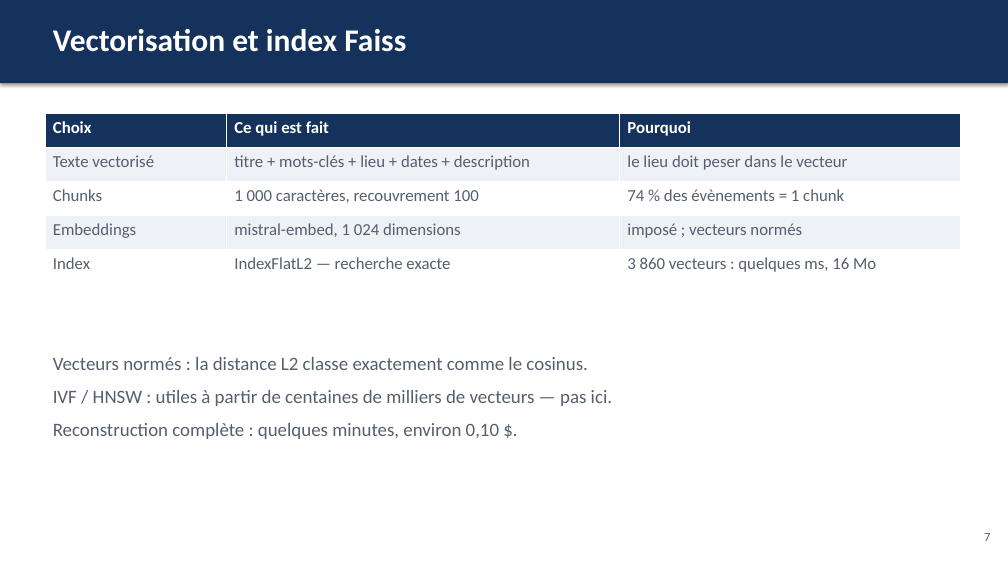
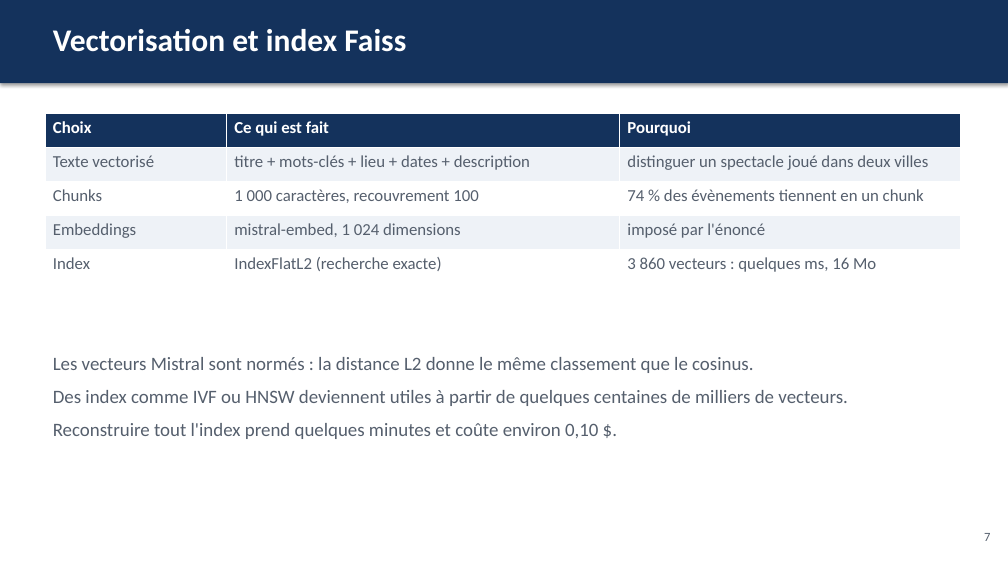
Before and after one commit to Matz-ai/concevoir-et-deployer-un-systeme-rag, a slide deck: slide 7 of livrables/presentation.pptx. Drawn at 1008x567 pixels with LibreOffice and Linux fonts; fonts in the diff are those of the drawing. Boxes give left, top, right and bottom in pixels: in the first picture for what was removed or moved away, otherwise in the second. Text is boxed around its words. In the diff, an @@ line names an element or a change of style, - is before the commit and + after.

```diff
--- a/livrables/presentation.pptx
+++ b/livrables/presentation.pptx
@@ table at <box>45,113,960,284</box> @@
-row 2, column 3: le lieu doit peser dans le vecteur
+row 2, column 3: distinguer un spectacle joué dans deux villes
-row 3, column 3: 74 % des évènements = 1 chunk
+row 3, column 3: 74 % des évènements tiennent en un chunk
-row 4, column 3: imposé ; vecteurs normés
+row 4, column 3: imposé par l'énoncé
-row 5, column 2: IndexFlatL2 — recherche exacte
+row 5, column 2: IndexFlatL2 (recherche exacte)
@@ text at <box>53,357,848,439</box>: text changed @@
-Vecteurs normés : la distance L2 classe exactement comme le cosinus.
-IVF / HNSW : utiles à partir de centaines de milliers de vecteurs — pas ici.
-Reconstruction complète : quelques minutes, environ 0,10 $.
+Les vecteurs Mistral sont normés : la distance L2 donne le même classement que le cosinus.
+Des index comme IVF ou HNSW deviennent utiles à partir de quelques centaines de milliers de vecteurs.
+Reconstruire tout l'index prend quelques minutes et coûte environ 0,10 $.
```
Also in this commit, not shown: 11 other slides changed, 1 other file.
